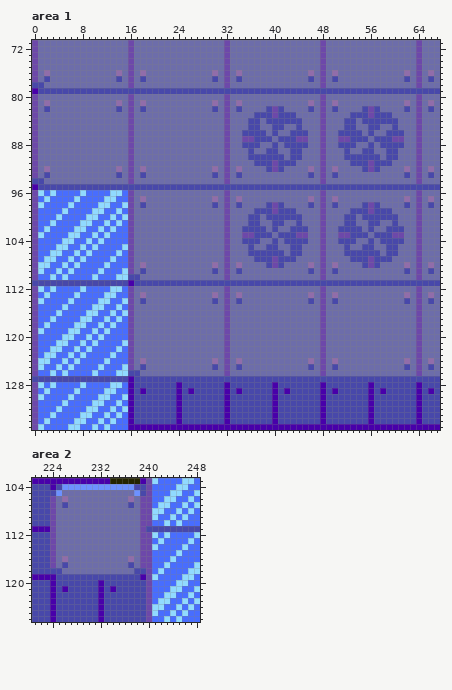
Two states of a pixel-art file, aseprite work/level 12.aseprite. Above, as it was before the edit.
256x256 pixels, 1 frame. Shown: area 1: x 0..67, y 71..135; area 2: x 221..248, y 103..126. The commit also changed other parts of the picture, which this record leaves out.
After:
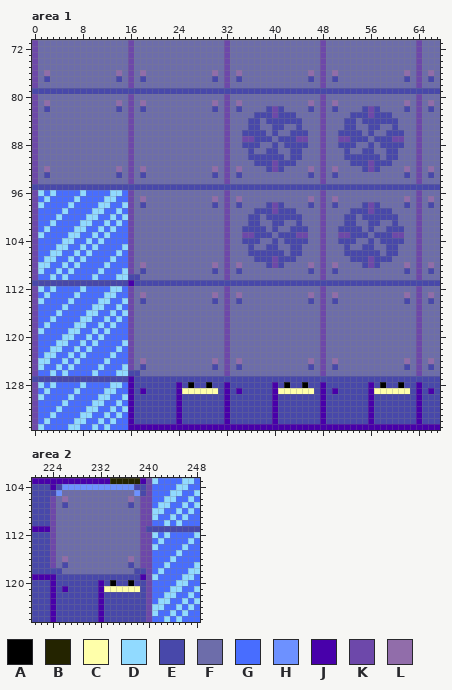
Palette (. is transparent): A #000000  B #242400  C #ffffaa  D #91daff  E #4848aa  F #6d6daa  G #486dff  H #6d91ff  J #4800aa  K #6d48aa  L #916daa
Difference:
Changed rows in their new state; - is an unchanged pixel.
Area 1, layer "Tilemap 1":
first column x 0:
 78 KF
 79 E-
first column x 0:
 94 KF
 95 E-
first column x 25:
128 -A--A------------A--A------------A--A-
129 CCCCCC----------CCCCCC----------CCCCCC
Area 2, layer "Tilemap 1":
first column x 233:
120 -A--A-
121 CCCCCC
Pixel boxes of the changes (left, top, right, bottom) in both pictures:
changed: (32, 82, 44, 94)
changed: (32, 178, 44, 190)
changed: (182, 382, 218, 394)
changed: (278, 382, 314, 394)
changed: (374, 382, 410, 394)
changed: (104, 580, 140, 592)
